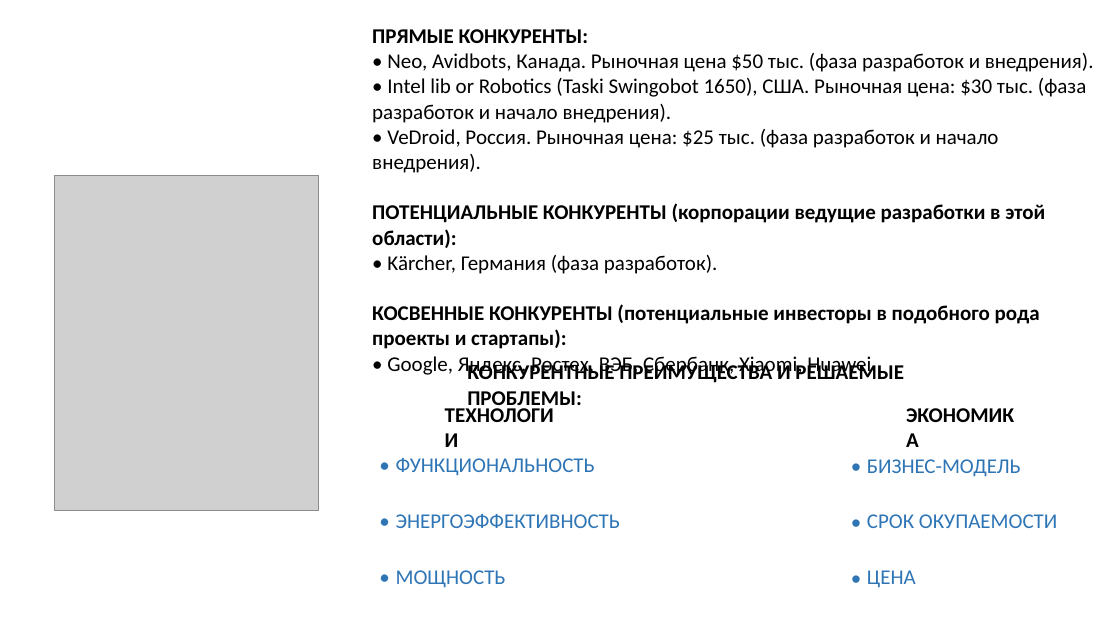
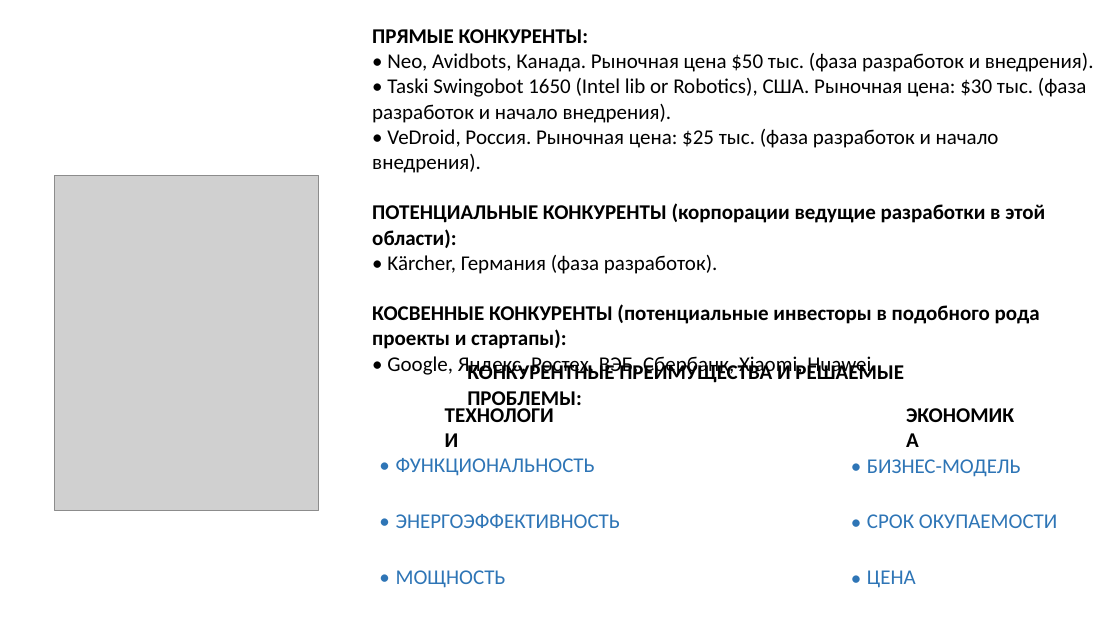
Before and after one commit to iACTUATOR/iactuator.ru, a slide deck: slide 7 of actuator.pptx. Drawn at 1120x630 pixels with LibreOffice and Linux fonts; fonts in the diff are those of the drawing; grey boxes stand for pictures. Boxes give left, top, right and bottom in pixels: in the first picture for what was removed or moved away, otherwise in the second. Text is boxed around its words. In the diff, an @@ line names an element or a change of style, - is before the commit and + after.

```diff
--- a/actuator.pptx
+++ b/actuator.pptx
@@ text at (372, 78, 1086, 123): text changed @@
-• Intel lib or Robotics (Taski Swingobot 1650), США. Рыночная цена: $30 тыс. (фаза разработок и начало внедрения).
+• Taski Swingobot 1650 (Intel lib or Robotics), США. Рыночная цена: $30 тыс. (фаза разработок и начало внедрения).
```
Also in this commit, not shown: 1 other file.
